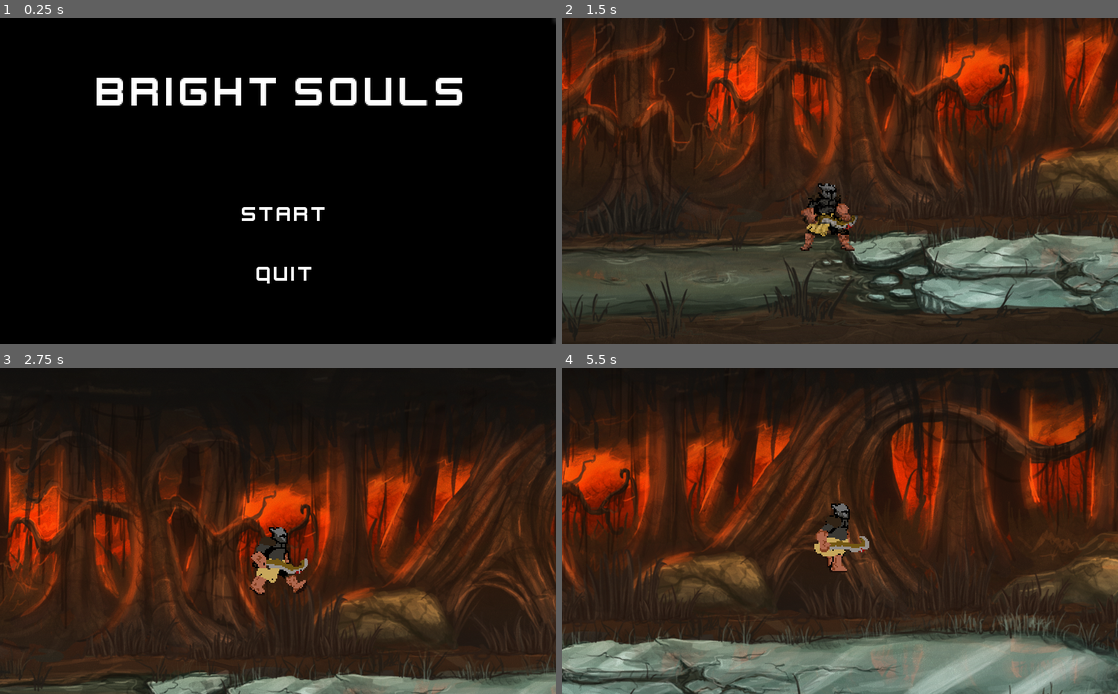
Above: before the commit, frames 1-4 (two rows, left to right).
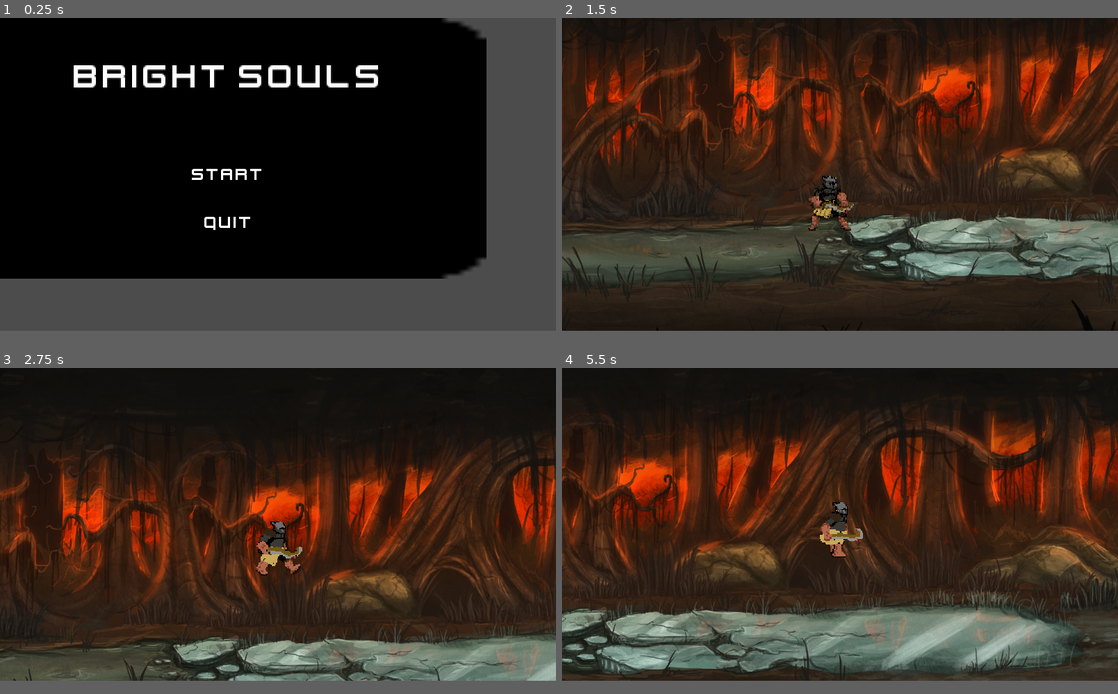
Above: after the commit, the same moments.

Repository: DouglasKosvoski/Bright
Game: Godot game, scene res://Scenes/MAIN_MENU.tscn
Same seed, same stepped clock (60 frames per second), same inputs: the game is played once before the commit and once after it. The engine's default icon, where the game draws it, is replaced by a stand-in: a white triangle on a blue panel in a dark square.
Inputs (mouse positions are in pixels of both pictures, inside the frame that each line leads up to):
- Up to frame 1 (0.25 s): no input
- Up to frame 2 (1.5 s): click "start" at 0.5 s; click "COMEÇAR . . ." at 1.25 s
- Up to frame 3 (2.75 s): move the mouse to (400, 514) at 2.02 s; press the mouse at (400, 514) at 2.03 s; hold D (right) from 2.03 s (still down); tap Space (jump) at 2.27 s
- Up to frame 4 (5.5 s): move the mouse to (728, 547) at 2.77 s; release the mouse at (728, 547) at 2.78 s; tap Ctrl (roll) at 2.85, 4.35 s; tap Space (jump) at 3.02, 4.52, 5.27 s; move the mouse to (895, 459) at 3.52 s; release D (right) at 3.53 s; press the mouse at (895, 459) at 3.53 s; hold A (left) 3.53-4.28 s; move the mouse to (812, 596) at 4.27 s; release the mouse at (812, 596) at 4.28 s; hold D (right) from 4.28 s (still down); move the mouse to (1006, 579) at 5.02 s; press the mouse at (1006, 579) at 5.03 s
In our replay, the window is 800x469 before the commit and 800x450 after it. These sizes can differ from the game's own. Grey fills any space a smaller window leaves; there, only what the larger window draws over its background counts as a difference.

The runs differ from the first frame. In frame 1, 31% of the frame differs, in the area x 0-100%, y 0-100%; in frame 2, 44%; in frame 3, 40%; in frame 4, 48%, in the area x 0-100%, y 1-100%.

Commit message:
ajustada a resolucao para 1280x720p (16x9)

Diff:
--- a/project.godot
+++ b/project.godot
@@ -21,7 +21,11 @@
 
 [display]
 
+window/size/width=1280
+window/size/height=720
+window/size/borderless=true
 window/stretch/mode="2d"
+window/stretch/aspect="keep"
 
 [input]
 
